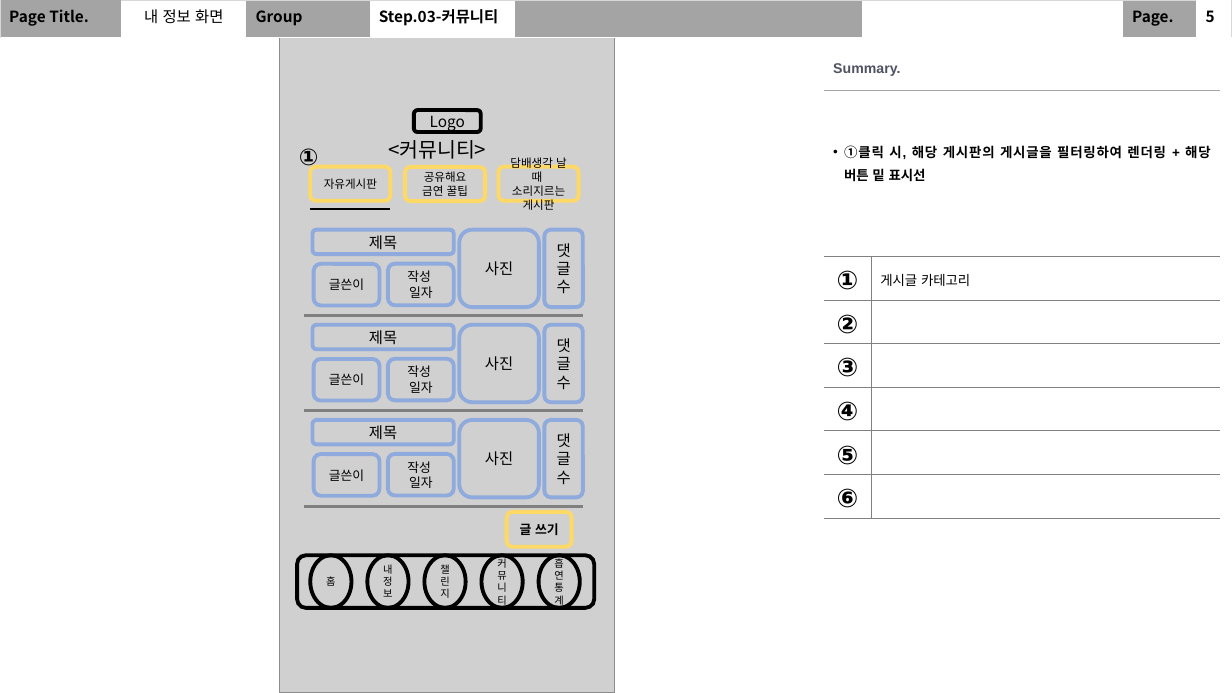
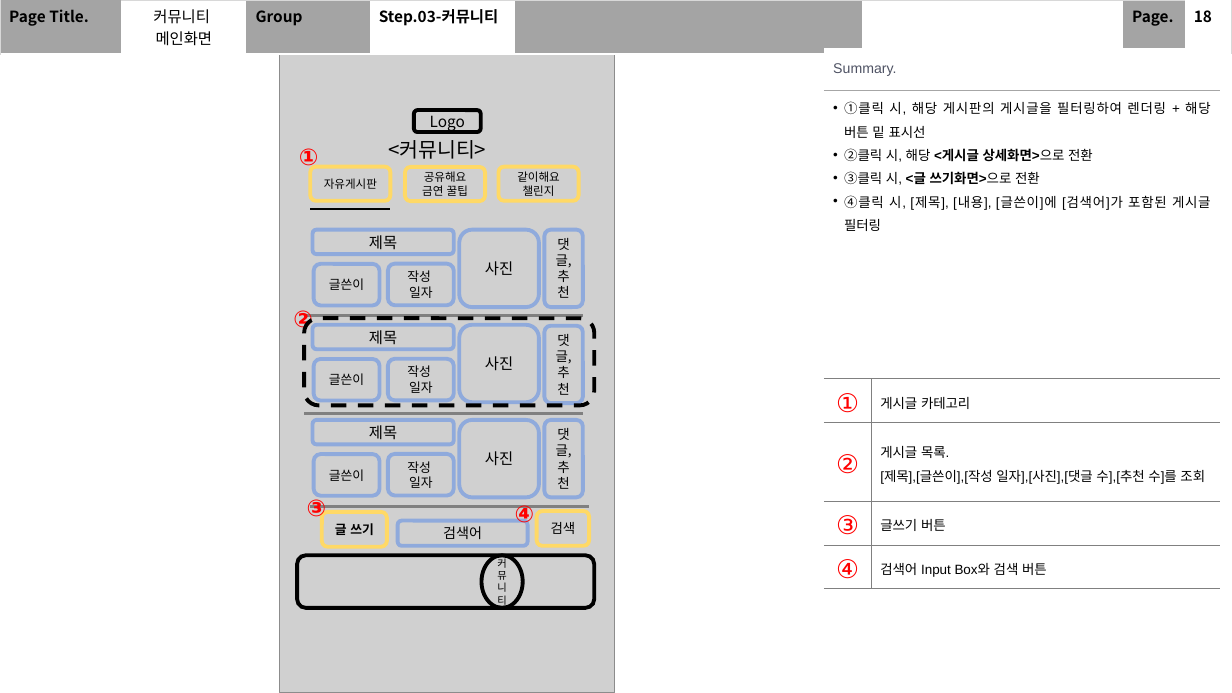
Before and after one commit to SeolMyeongJae/KSA-final-project, a slide deck: slide 20 of 06-최종산출물/UI 및 화면 설계.pptx (slide 17 before the commit). Drawn at 1232x693 pixels with LibreOffice and Linux fonts; fonts in the diff are those of the drawing; grey boxes stand for pictures. Boxes give left, top, right and bottom in pixels: in the first picture for what was removed or moved away, otherwise in the second. Text is boxed around its words. In the diff, an @@ line names an element or a change of style, - is before the commit and + after.

Commit message:
스토리보드 및 화면설계(1차 완성) Ver 0.1

```diff
--- a/06-최종산출물/UI 및 화면 설계.pptx
+++ b/06-최종산출물/UI 및 화면 설계.pptx
@@ table at (0, 0, 1231, 50) @@
-row 1, column 2: 내 정보 화면
+row 1, column 2: 커뮤니티 / 메인화면
-row 1, column 10: 5
+row 1, column 10: 18
@@ table at (824, 48, 1220, 583) @@
-row 2, column 1: ①클릭 시, 해당 게시판의 게시글을 필터링하여 렌더링 + 해당 버튼 밑 표시선
+row 2, column 1: ①클릭 시, 해당 게시판의 게시글을 필터링하여 렌더링 + 해당 버튼 밑 표시선 / ②클릭 시, 해당 <게시글 상세화면>으로 전환 / ③클릭 시, <글 쓰기화면>으로 전환 / ④클릭 시, [제목], [내용], [글쓴이]에 [검색어]가 포함된 게시글 필터링
-row 4: ② | 
-row 5: ③ | 
-row 6: ④ | 
-row 7: ⑤ | 
-row 8: ⑥ | 
+row 4: ② | 게시글 목록. / [제목],[글쓴이],[작성 일자],[사진],[댓글 수],[추천 수]를 조회
+row 5: ③ | 글쓰기 버튼
+row 6: ④ | 검색어 Input Box와 검색 버튼
@@ text "①" at (299, 148, 319, 171): text colour #000000 to #FF0000 @@
@@ text in rounded rectangle at (517, 171, 560, 196): text changed @@
-담배생각 날 때
-소리지르는 게시판
+같이해요
+챌린지
@@ text in rounded rectangle at (556, 238, 572, 298): text changed; size 12 to 10.5 pt @@
-댓글 수
+댓글,
+추천
@@ text added at (293, 310, 313, 333), 18 pt, text #FF0000, bold @@
+②
@@ rounded rectangle added at (304, 318, 594, 405), outline #000000 3 pt dashed @@
@@ text in rounded rectangle at (556, 334, 572, 395): text changed; size 12 to 10.5 pt @@
-댓글 수
+댓글,
+추천
@@ text in rounded rectangle at (556, 428, 572, 489): text changed; size 12 to 10.5 pt @@
-댓글 수
+댓글,
+추천
@@ text added at (307, 497, 327, 522), 18 pt, text #FF0000, bold @@
+③
@@ line moved from (304, 506) - (583, 506) to (311, 506) - (590, 506) @@
@@ text added at (515, 505, 535, 528), 18 pt, text #FF0000, bold @@
+④
@@ rounded rectangle "글 쓰기": place and size @@
-rounded rectangle "글 쓰기" at (506, 512, 571, 547)
+rounded rectangle "글 쓰기" at (322, 512, 386, 547)
@@ rounded rectangle added at (397, 520, 528, 545), outline #8FAADC 3 pt, 11 pt, text #000000 @@
+검색어
@@ rounded rectangle added at (537, 511, 590, 546), outline #FFD966 3 pt, 10.5 pt, text #000000 @@
+검색
@@ ellipse removed at (311, 555, 352, 608) @@
-홈
@@ ellipse removed at (368, 555, 409, 608) @@
-내 정보
@@ ellipse removed at (424, 555, 466, 608) @@
-챌린지
@@ ellipse removed at (539, 555, 580, 608) @@
-흡연통계
```
Also in this commit, not shown: 15 other slides changed, 15 slides added.
